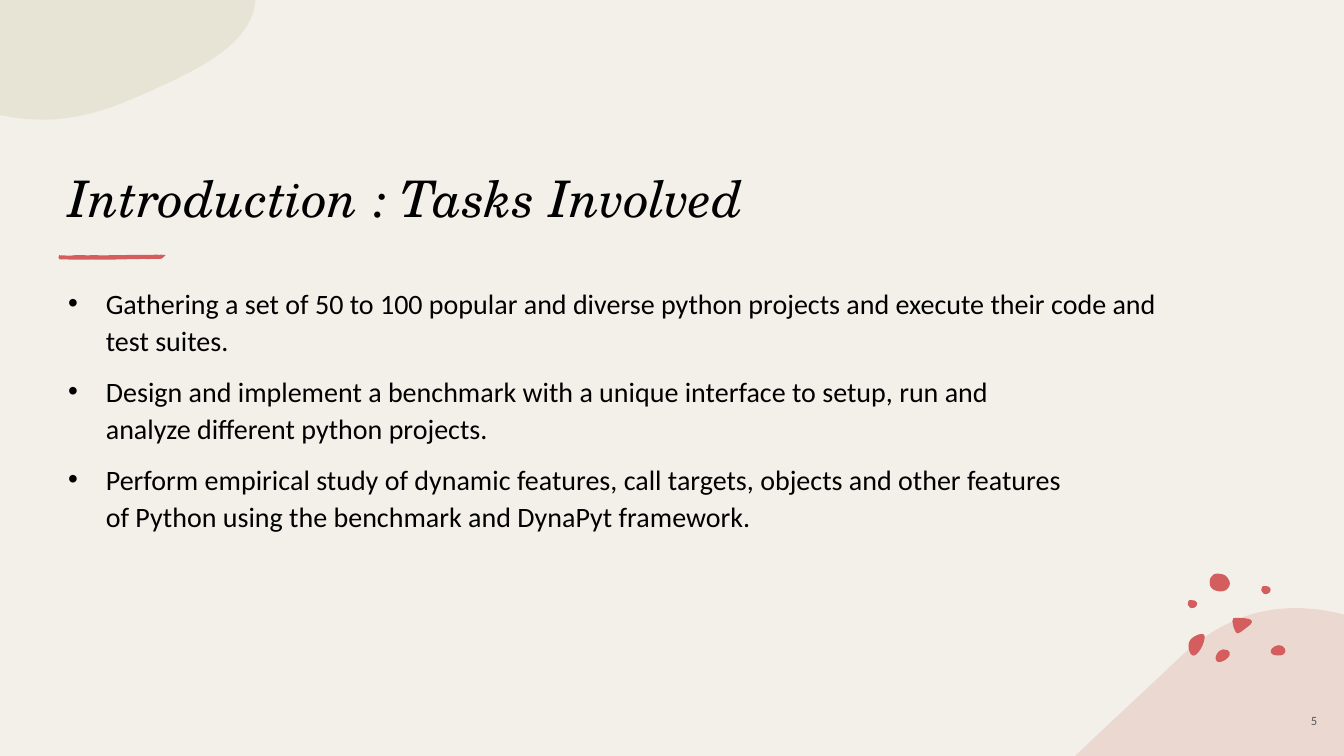
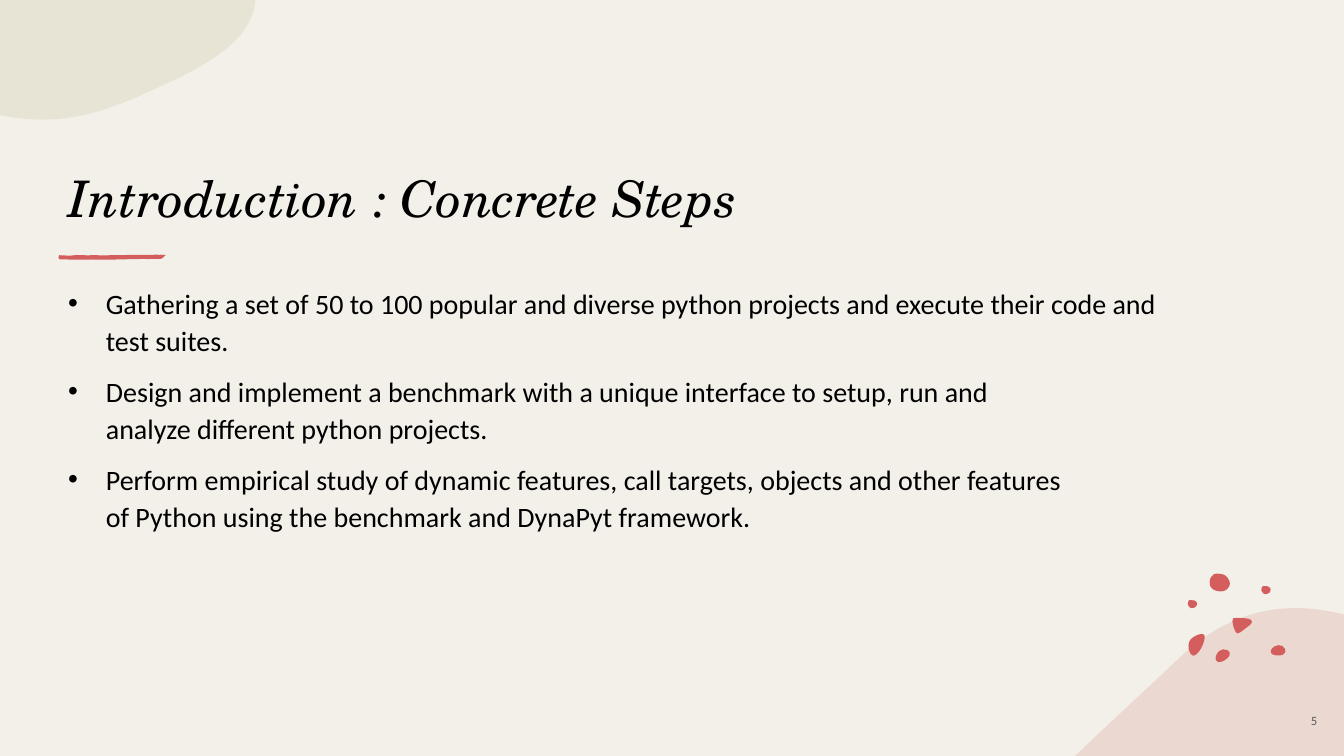
Before and after one commit to piyush-bajaj/DynamicPythonBenchmark, a slide deck: slide 5 of Kick-Off Presentation.pptx. Drawn at 1344x756 pixels with LibreOffice and Linux fonts; fonts in the diff are those of the drawing. Boxes give left, top, right and bottom in pixels: in the first picture for what was removed or moved away, otherwise in the second. Text is boxed around its words. In the diff, an @@ line names an element or a change of style, - is before the commit and + after.

```diff
--- a/Kick-Off Presentation.pptx
+++ b/Kick-Off Presentation.pptx
@@ title at (x1=68, y1=180, x2=737, y2=228): text changed @@
-Introduction : Tasks Involved
+Introduction : Concrete Steps
```
Also in this commit, not shown: 6 other slides changed, 2 slides removed.
